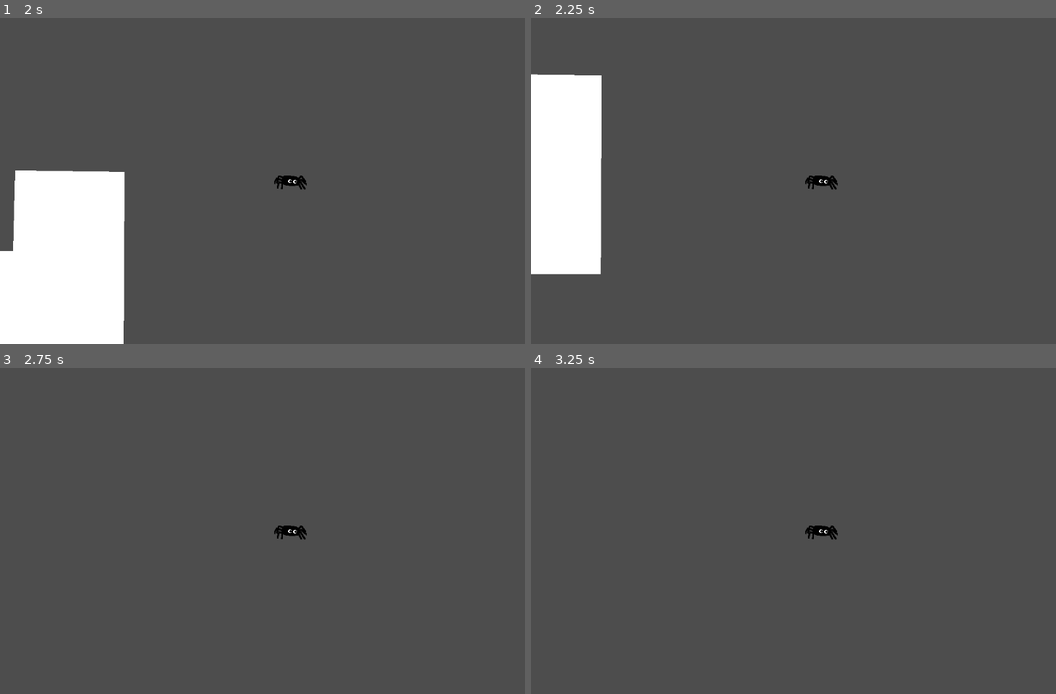
Above: before the commit, frames 1-4 (two rows, left to right).
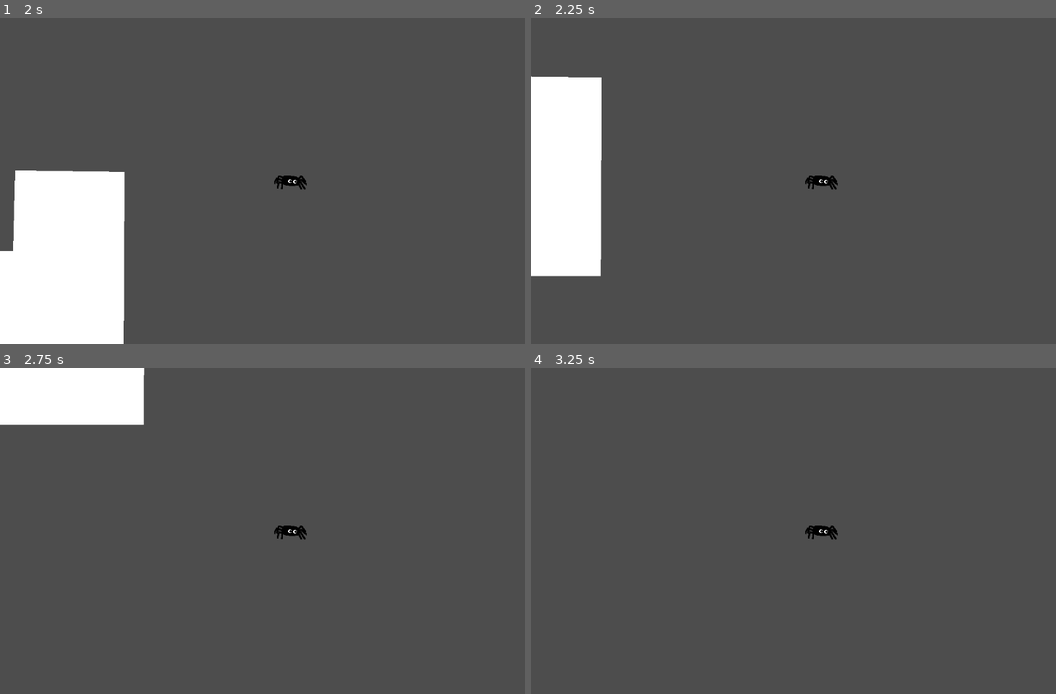
Above: after the commit, the same moments.

Repository: changedcharacter/KiwiJam2026-ThemeTBA
Game: Godot game, scene res://scripts/test_stage.tscn
The game is run twice, just before and just after one commit, with the same random seed, the same clock (stepped at 60 frames per second) and the same inputs. The project has no main scene, so this scene is started directly.
Inputs:
- Up to frame 1 (2 s): hold W (jump) 0.53-1.28 s; hold Right (move_right) from 0.53 s (still down); tap W (jump) at 1.35, 1.52, 1.82 s
- Up to frame 2 (2.25 s): release Right (move_right) at 2.03 s; hold Left (move_left) from 2.03 s (still down); hold W (jump) from 2.03 s (still down)
- Up to frame 3 (2.75 s): keep holding Left (move_left); keep holding W (jump)
- Up to frame 4 (3.25 s): release Left (move_left) at 2.78 s; release W (jump) at 2.78 s; hold Right (move_right) from 2.78 s (still down); tap W (jump) at 2.85, 3.02 s

Frame 1 is identical in both runs. In frame 2, 0.2% of the frame differs, in the area x 0-14%, y 17-80%; in frame 3, 4.8%, in the area x 0-28%, y 0-18%; in frame 4, nothing differs.

Commit message:
refactor: changed variables to const

Diff:
--- a/scripts/player.gd
+++ b/scripts/player.gd
@@ -1,18 +1,19 @@
 extends CharacterBody2D
 
-var max_speed: float = 600.0
-var run_power: float = 2000.0
-var halt_acceleration: float = 1000.0
-var gravity: Vector2 = Vector2(0, 1000.0)
-var jump_power: float = -800.0
+const max_speed: float = 600.0
+const accel: float = 2000.0
+const gravity: float = 1000.0
+const jump_velocity: float = -800.0
+const max_fall_velocity: float = 800.0
 
 func _physics_process(delta: float) -> void:
-	velocity += gravity * delta
+	if velocity.y < max_fall_velocity:
+		velocity.y += gravity * delta
 
 	if Input.is_action_pressed("jump") and is_on_floor():
-		velocity.y = jump_power
+		velocity.y = jump_velocity
 
 	var direction = Input.get_axis("move_left", "move_right")
-	velocity.x = Vector2(velocity.x, 0).move_toward(Vector2(max_speed*direction, 0), run_power*delta).x
+	velocity.x = Vector2(velocity.x, 0).move_toward(Vector2(max_speed*direction, 0), accel*delta).x
 
 	move_and_slide()
